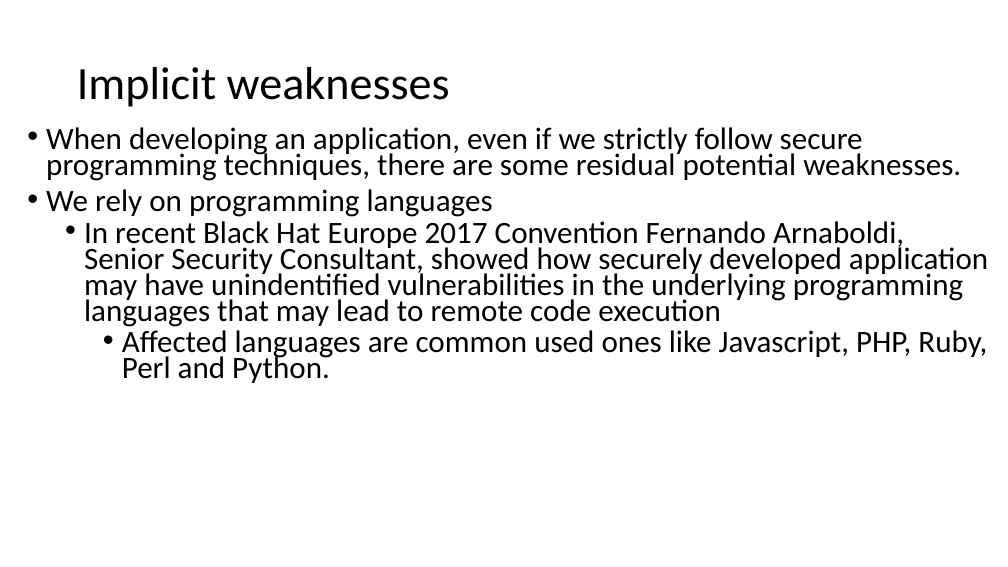
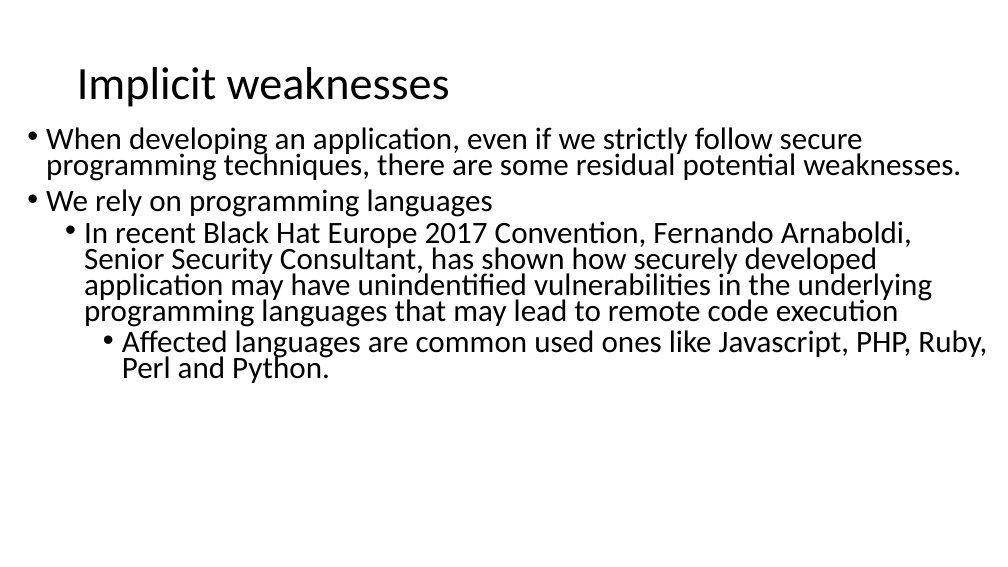
Before and after one commit to fparricelli/Encrypted-data-exchange-between-two-Arduino-boards-using-Symmetric-Encryption, a slide deck: slide 24 of Documentazione e cose così/Slide_concettuali_Luca.pptx. Drawn at 1008x567 pixels with LibreOffice and Linux fonts; fonts in the diff are those of the drawing. Boxes give left, top, right and bottom in pixels: in the first picture for what was removed or moved away, otherwise in the second. Text is boxed around its words. In the diff, an @@ line names an element or a change of style, - is before the commit and + after.

```diff
--- a/Documentazione e cose così/Slide_concettuali_Luca.pptx
+++ b/Documentazione e cose così/Slide_concettuali_Luca.pptx
@@ text at <box>84,221,933,327</box>: text changed @@
-  • In recent Black Hat Europe 2017 Convention Fernando Arnaboldi, Senior Security Consultant, showed how securely developed application may have unindentified vulnerabilities in the underlying programming languages that may lead to remote code execution
+  • In recent Black Hat Europe 2017 Convention, Fernando Arnaboldi, Senior Security Consultant, has shown how securely developed application may have unindentified vulnerabilities in the underlying programming languages that may lead to remote code execution
```
Also in this commit, not shown: 10 other slides changed.
